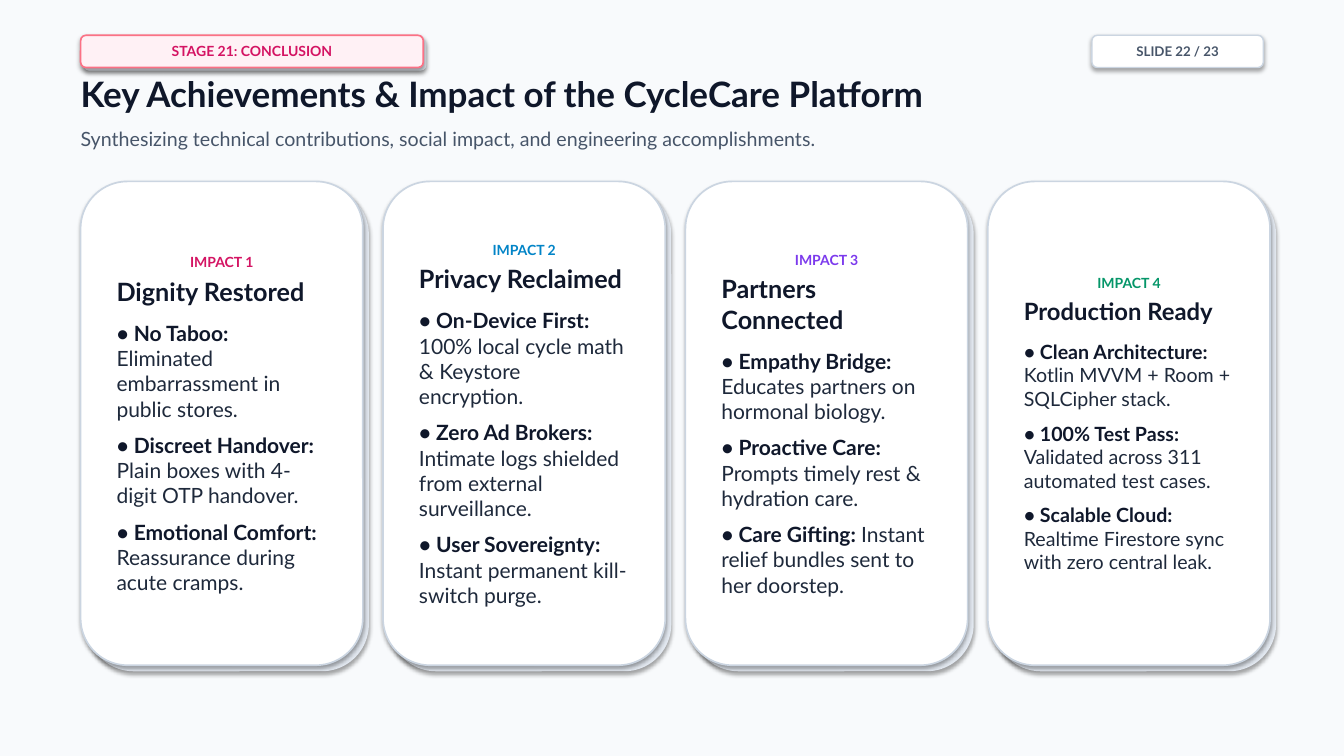
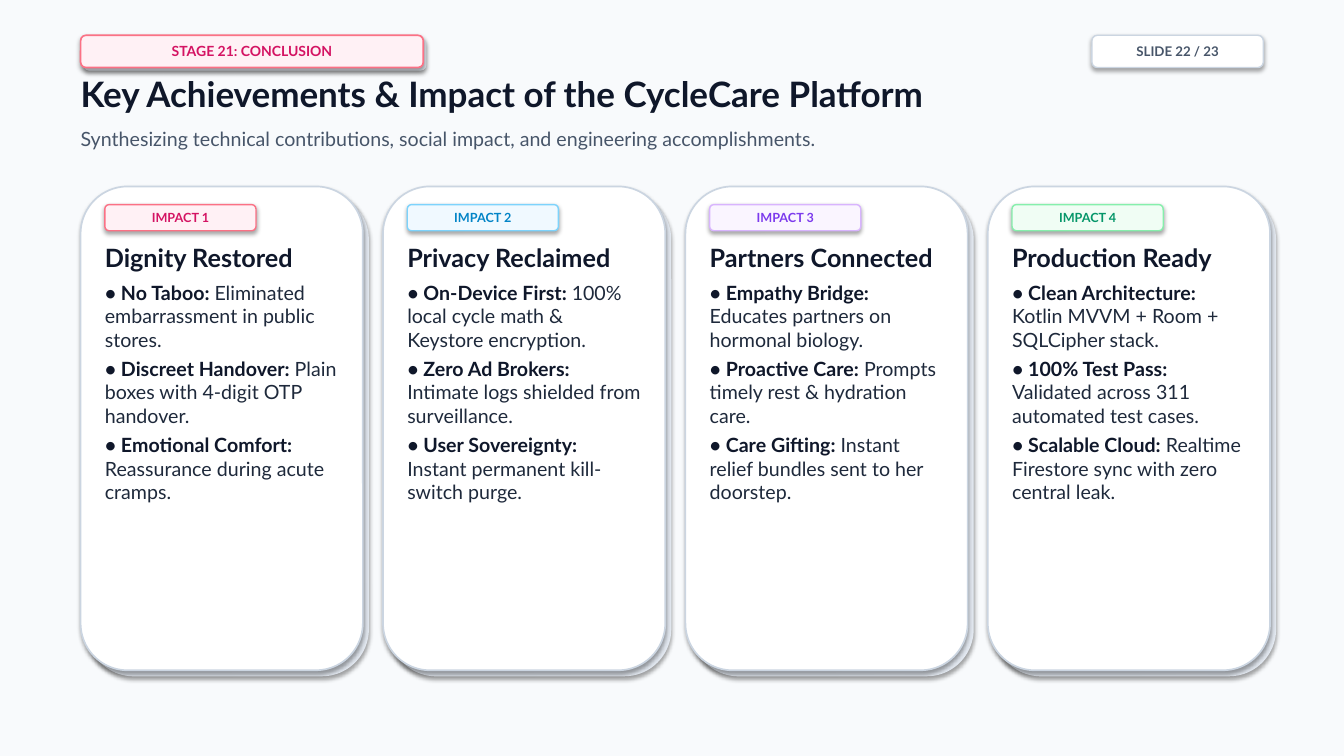
Before and after one commit to cyclecarehelpcenter-sudo/CycleCare, a slide deck: slide 22 of CycleCare_Project_Presentation.pptx. Drawn at 1344x756 pixels with LibreOffice and Linux fonts; fonts in the diff are those of the drawing. Boxes give left, top, right and bottom in pixels: in the first picture for what was removed or moved away, otherwise in the second. Text is boxed around its words. In the diff, an @@ line names an element or a change of style, - is before the commit and + after.

```diff
--- a/CycleCare_Project_Presentation.pptx
+++ b/CycleCare_Project_Presentation.pptx
@@ rounded rectangle added at (105, 205, 256, 231), fill #FFF1F5, outline #FB7185 1 pt, 9 pt, text #D41463, bold @@
+IMPACT 1
@@ rounded rectangle: place and size @@
-rounded rectangle at (389, 188, 671, 671)
+rounded rectangle at (383, 187, 665, 670)
@@ rounded rectangle at (383, 187, 665, 670): fill #E2E8F0 to #FFFFFF; outline none to #CBD5E1 1.2 pt @@
@@ rounded rectangle: place and size @@
-rounded rectangle at (692, 188, 974, 671)
+rounded rectangle at (389, 193, 671, 677)
@@ rounded rectangle added at (407, 205, 559, 231), fill #F0F9FF, outline #7DD3FC 1 pt, 9 pt, text #0284C7, bold @@
+IMPACT 2
@@ rounded rectangle added at (686, 187, 968, 670), fill #FFFFFF, outline #CBD5E1 1.2 pt @@
@@ rounded rectangle added at (692, 193, 974, 677), fill #E2E8F0 @@
@@ rounded rectangle added at (710, 205, 861, 231), fill #FAF5FF, outline #D8B4FE 1 pt, 9 pt, text #7C3AED, bold @@
+IMPACT 3
@@ rounded rectangle added at (988, 187, 1270, 670), fill #FFFFFF, outline #CBD5E1 1.2 pt @@
@@ 3 rounded rectangles: place and size @@
-3 rounded rectangles at (81, 181, 1276, 671)
+3 rounded rectangles at (81, 187, 1276, 677)
@@ rounded rectangle added at (1012, 205, 1164, 231), fill #F0FDF4, outline #86EFAC 1 pt, 9 pt, text #059669, bold @@
+IMPACT 4
@@ text added at (105, 248, 337, 503), 14 pt, text #1E293B @@
+Dignity Restored
+• No Taboo: Eliminated embarrassment in public stores.
+• Discreet Handover: Plain boxes with 4-digit OTP handover.
+• Emotional Comfort: Reassurance during acute cramps.
@@ text in rounded rectangle at (117, 256, 316, 594): text removed @@
-IMPACT 1
-Dignity Restored
-• No Taboo: Eliminated embarrassment in public stores.
-• Discreet Handover: Plain boxes with 4-digit OTP handover.
-• Emotional Comfort: Reassurance during acute cramps.
@@ text at (407, 248, 622, 503): size 15 to 14 pt in "• On-Device First: 100% local cycle math ...", "• User Sovereignty: Instant permanent kill-switch purge."; less space between paragraphs @@
@@ text "Privacy Reclaimed": place and size @@
-text "Privacy Reclaimed" at (383, 181, 665, 665)
+text "Privacy Reclaimed" at (407, 248, 641, 503)
@@ text "Privacy Reclaimed" at (407, 248, 641, 503): vertical alignment middle to top; fill #FFFFFF to none; outline #CBD5E1 1.2 pt to none; shadow off @@
@@ text at (493, 244, 556, 255): paragraph removed @@
-IMPACT 2
@@ text "Partners Connected": place and size @@
-text "Partners Connected" at (686, 181, 968, 665)
+text "Partners Connected" at (710, 248, 936, 503)
@@ text "Partners Connected" at (710, 248, 936, 503): size 15 to 14 pt in "• Empathy Bridge: Educates partners on hormonal ...", "• Proactive Care: Prompts timely rest & ...", "• Care Gifting: Instant relief bundles sent ..."; less space between paragraphs; vertical alignment middle to top; fill #FFFFFF to none; outline #CBD5E1 1.2 pt to none; shadow off @@
@@ text at (795, 255, 858, 265): paragraph removed @@
-IMPACT 3
@@ text "Production Ready": place and size @@
-text "Production Ready" at (988, 181, 1270, 665)
+text "Production Ready" at (1012, 248, 1241, 499)
@@ text "Production Ready" at (1012, 248, 1241, 499): size 17 to 18 pt in "Production Ready"; less space between paragraphs; vertical alignment middle to top; fill #FFFFFF to none; outline #CBD5E1 1.2 pt to none; shadow off @@
@@ text at (1097, 277, 1161, 288): paragraph removed @@
-IMPACT 4
@@ text at (407, 361, 641, 423): text changed; size 15 to 14 pt @@
-• Zero Ad Brokers: Intimate logs shielded from external surveillance.
+• Zero Ad Brokers: Intimate logs shielded from surveillance.
```
Also in this commit, not shown: 22 other slides changed, 32 other files.
